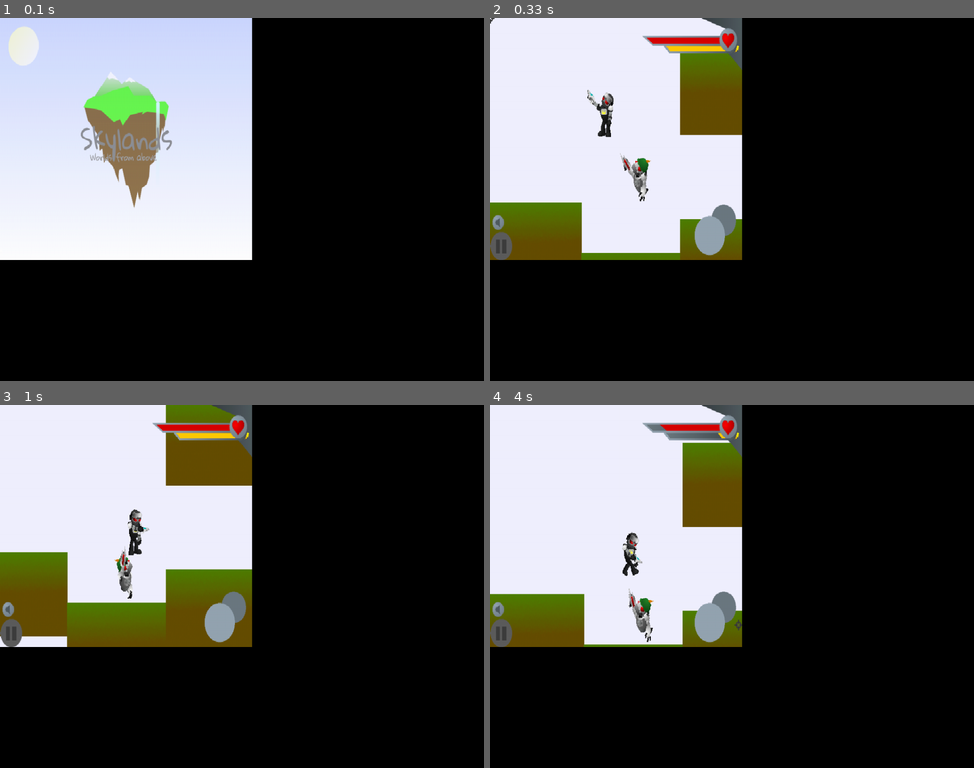
Above: before the commit, frames 1-4 (two rows, left to right).
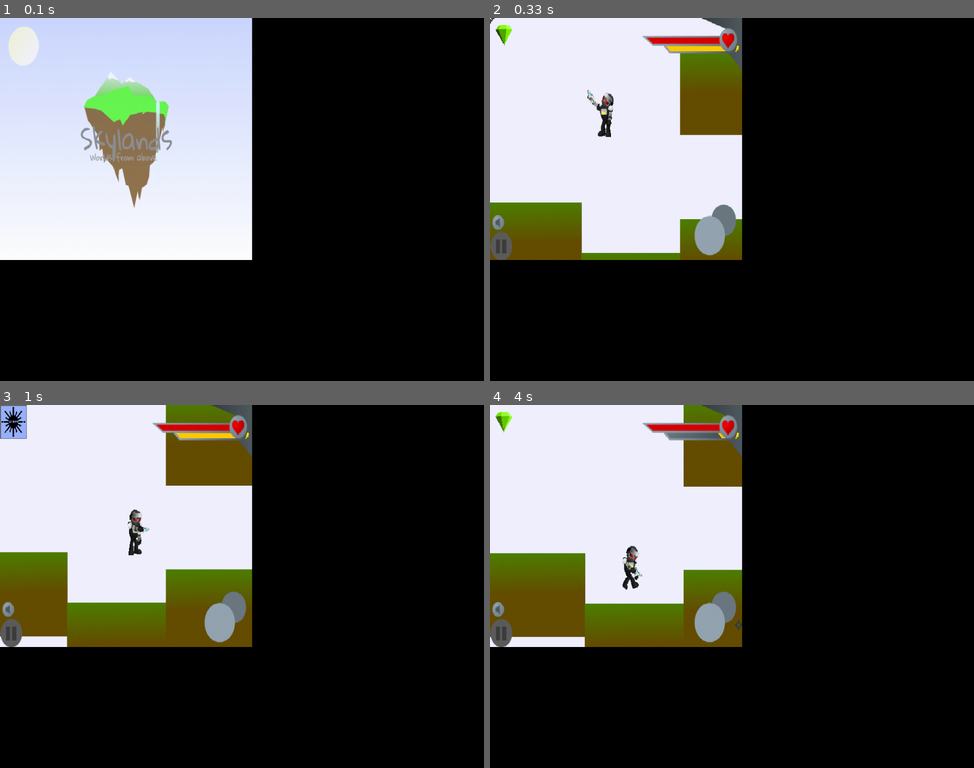
Above: after the commit, the same moments.

Repository: kjniemela/Skylands-WFA-py
Game: pygame game, started from main.py
Same seed, same stepped clock (60 frames per second), same inputs: the game is played once before the commit and once after it.
Inputs (mouse positions are in pixels of both pictures, inside the frame that each line leads up to):
- Up to frame 1 (0.1 s): no input
- Up to frame 2 (0.33 s): no input
- Up to frame 3 (1 s): hold D 0.33-0.8 s; move the mouse to (222, 601) at 0.37 s; hold W from 0.83 s (still down); move the mouse to (396, 575) at 0.87 s
- Up to frame 4 (4 s): release W at 1.13 s; hold D 1.17-1.63 s; move the mouse to (615, 590) at 1.2 s; hold A 1.67-2.2 s; move the mouse to (581, 532) at 1.7 s; hold S 2.23-2.53 s; move the mouse to (804, 459) at 2.27 s; tap Space at 2.57, 2.97, 3.27, 3.4, 3.8 s; hold A 2.9-3.3 s; move the mouse to (741, 463) at 2.93 s; hold W 3.33-3.7 s; move the mouse to (557, 575) at 3.37 s; hold D from 3.73 s (still down); move the mouse to (736, 622) at 3.77 s

Frame 1 is identical in both runs. In frame 2, 0.5% of the frame differs, in the area x 1-34%, y 1-51%; in frame 3, 0.8%; in frame 4, 11%, in the area x 0-53%, y 0-67%.

Commit message:
added gem icon

Diff:
--- a/level.py
+++ b/level.py
@@ -24,6 +24,53 @@
 
     surf.blit(rotated_image, (new_rect.topleft[0] + pos[0] - camPos[0], new_rect.topleft[1] + pos[1] + camPos[1]))
 
+class AchievementRenderer:
+    def __init__(self):
+        self.achievements_got = { #add loading achievements from save files?
+            "ANewStart": False,
+            "BabySteps": False,
+            "ChickeningOut": False,
+            "Dropout": False,
+            "HowBizarre": False,
+            "Scrooge": False,
+            "StillAlive": False,
+            "StrangePeople": False
+            }
+
+        self.on_display = ""
+        self.is_displaying = False
+        self.displayTime = 0
+
+        self.achievement_assets = {}
+
+        for i in self.achievements_got:
+            self.achievement_assets[i] = pygame.image.load('assets/achievements/%s.png' % (i))
+    def draw(self, win, level):
+        if not self.is_displaying:
+            if not self.achievements_got["ANewStart"]:
+                self.achievements_got["ANewStart"] = True
+                self.on_display = "ANewStart"
+                self.is_displaying = True
+            if not self.achievements_got["Dropout"]:
+                if level.player.y < -1000:
+                    self.achievements_got["Dropout"] = True
+                    self.on_display = "Dropout"
+                    self.is_displaying = True
+        else:
+            if self.displayTime < 30:
+                self.displayTime += 1
+                win.blit(self.achievement_assets[self.on_display], (-60+(self.displayTime)*2, 0))
+            elif self.displayTime < 180:
+                self.displayTime += 1
+                win.blit(self.achievement_assets[self.on_display], (0, 0))
+            elif self.displayTime < 210:
+                self.displayTime += 1
+                win.blit(self.achievement_assets[self.on_display], (-(self.displayTime-180)*2, 0))
+            else:
+                self.on_display = ""
+                self.is_displaying = False
+                self.displayTime = 0
+
 class Level:
     def __init__(self, src, player):
 
@@ -37,6 +84,8 @@
         self.entityTypes = {
             'shoaldier': Shoaldier
         }
+
+        self.achievement_handler = AchievementRenderer()
 
         self.gravity = 0.5
 
--- a/main.py
+++ b/main.py
@@ -105,6 +105,8 @@
         win.blit(HUD_back, (293, 28))
         drawHUD(win, player)
         win.blit(HUD, (0, 0))
+
+        level.achievement_handler.draw(win, level)
 
         win.blit(cursor, ((mouseX-(8*(winW/480)))//(winW/480),(mouseY-(8*(winH/360)))//(winH/360)))
 
@@ -222,6 +224,12 @@
     if player.gunCooldown > 0:
         player.gunCooldown -= 1
 
+    if player.y < -2000:
+        player.hp = 0
+
+    if player.hp <= 0:
+        player.kill()
+
     camX += (((player.x+5)-(480/2))-camX)*0.2
     camY += (((player.y+20)+(360/2))-camY)*0.2
 
--- a/player.py
+++ b/player.py
@@ -45,6 +45,7 @@
     global GDFSERLeft
     global powerBar
     global healthBar
+    global gem
 
     walkRight = [pygame.image.load('assets/body_walk%s.png' % frame) for frame in range(1, 9)]
     walkLeft = [pygame.transform.flip(pygame.image.load('assets/body_walk%s.png' % frame), True, False) for frame in range(1, 9)]
@@ -69,15 +70,19 @@
     powerBar = pygame.image.load('assets/power.png')
     healthBar = pygame.image.load('assets/health.png')
 
+    gem = [pygame.image.load('assets/gem%s.png' % frame) for frame in range(1, 10)]
+
 def drawHUD(win, player):
     win.blit(healthBar, (435-(142*(player.hp/player.maxHp)), 28))
     win.blit(powerBar, (333+(110*(player.gunCooldown/20)), 40))
+    win.blit(gem[int((time()*16)%9)], (10, 10))
 
 class Player:
     def __init__(self, x, y):
         self.level = None
         self.x = x
         self.y = y
+        self.spawnpoint = (x, y)
         self.width = 40
         self.height = 60
         self.xVel = 0
@@ -165,6 +170,8 @@
         self.hp -= dmg
         self.xVel += knockback[0]
         self.yVel += knockback[1]
+    def kill(self):
+        self.__init__(*self.spawnpoint)
     def check_inside(self, x, y):
         if self.x<x and self.x+(40)>x and self.y+(18)>y and self.y-(48)<y:
             return (True, (self.x+(self.width/2))-x, self.y-y)
Renamed: assets/achievments/ANewStart.png -> assets/achievements/ANewStart.png
Renamed: assets/achievments/BabySteps.png -> assets/achievements/BabySteps.png
Renamed: assets/achievments/ChickeningOut.png -> assets/achievements/ChickeningOut.png
Renamed: assets/achievments/Dropout.png -> assets/achievements/Dropout.png
Renamed: assets/achievments/HowBizarre.png -> assets/achievements/HowBizarre.png
Renamed: assets/achievments/Scrooge.png -> assets/achievements/Scrooge.png
Renamed: assets/achievments/StillAlive.png -> assets/achievements/StillAlive.png
Renamed: assets/achievments/StrangePeople.png -> assets/achievements/StrangePeople.png
Binary file added: assets/gem1.png
Binary file added: assets/gem2.png
Binary file added: assets/gem3.png
Binary file added: assets/gem4.png
(and 6 more such lines)
